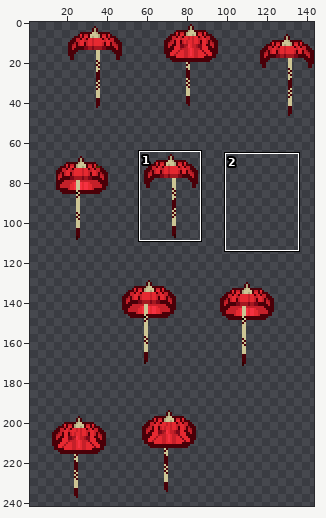
Edited in one commit: sprite sheet (data/sprites/outfit/detail/detail_007.png). Above: a wide view before the commit, with the close-up outlined.
Close-up. Old version:
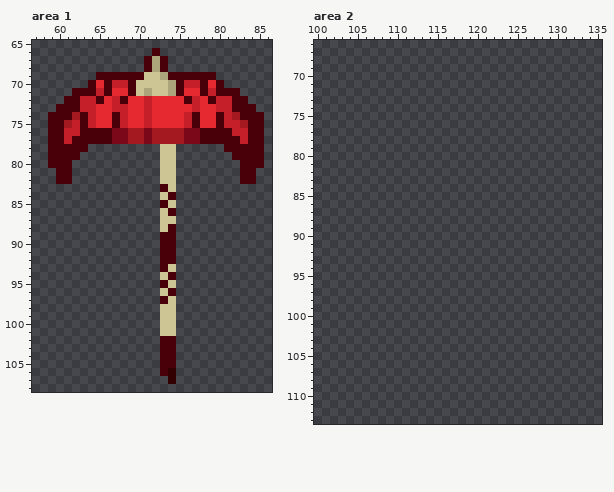
The file is 144x256 pixels. Shown: area 1: x 57..86, y 65..108; area 2: x 100..135, y 66..113. The old version is drawn lined up with the new one. The wide view leaves out empty margins. The commit also changed other parts of the picture, which this record leaves out.
Once edited:
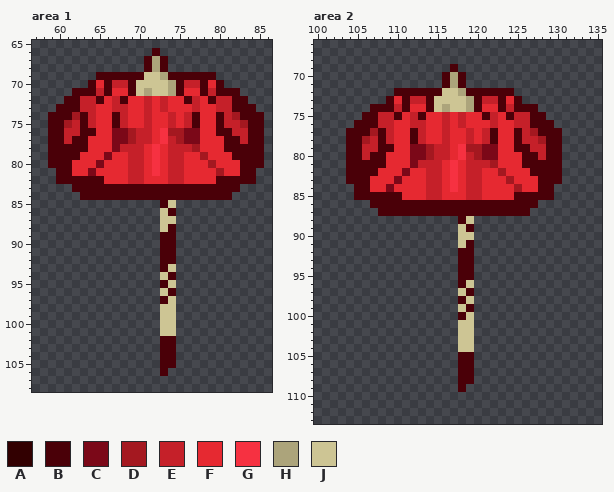
Palette (. is transparent): A #320001  B #4a0008  C #7b0818  D #a41820  E #c52029  F #e62931  G #f63141  H #aca47b  J #cdc594
Difference:
drawings rearranged on the sheet (the old picture shows each at its new place; 3 dropped ones are not shown)
Changed rows in their new state; - is an unchanged pixel.
Area 1:
first column x 62:
 72 -----------E---------
 73 -----------E---------
 74 ------------E--------
 75 ------------E--------
 76 ---FF---EEFG----FF---
 77 --FFF---EEFGE---FFF--
 78 --FFFCEEEFGFEEEDFFF--
 79 -FFFCFFEEFGFEEFFDFFF-
 80 FFFCFFFEEFGFEEFFFDFFF
 81 FFCFFFFEEFGFEEFFFFDFF
 82 BBBBFFFEEFFFEEFFFFBBB
 83 BBBBBBBBBBB-BBBBBBBBB
 84 -BBBBBBBBBBB-BBBBBBB-
first column x 74:
106 .
107 .
Area 2:
first column x 104:
 69 -------------B-------------
 70 ------------BHB------------
 71 ------------BHB------------
 72 ------BBBBBBJJHBBBBBB------
 73 -----BFBEEBJJJJHBEEBFB-----
 74 ---BBBEBFFBJHJJHBFFBEBBB---
 75 --BBEEBFEBFFEFEFFBEFBEEBB--
 76 -BBBEEFFEEFFEFEFFFEFFEEBBB-
 77 BBBDBEFFBEFFEFFEFEBFFBEDBBB
 78 BBDEBEFFBEFFEFFEFEBFFBEEDBB
 79 BBEEBBFFCCDEEFGDDCCFFBBEEBB
 80 BBEBBFFFCCDEEFGEDCCFFFBBEBB
 81 BBBBBFFFCEEEFGFEEEDFFFBBBBB
 82 BBBBFFFCFFEEFGFEEFFDFFFBBBB
 83 BBBFFFCFFFEEFGFEEFFFDFFFBBB
 84 -BBFFCFFFFEEFGFEEFFFFDFFBB-
 85 -BBBBBBFFFEEFFFEEFFFFBBBBB-
 86 ---BBBBBBBBBBBBBBBBBBBBB---
 87 ----BBBBBBBBBBBBBBBBBBB----
 88 --------------BJ-----------
 89 --------------JB-----------
 90 --------------JJ-----------
 91 --------------JB-----------
 92 --------------BB-----------
 93 --------------BB-----------
 94 --------------BB-----------
 95 --------------BB-----------
 96 --------------BJ-----------
 97 --------------JB-----------
 98 --------------BJ-----------
 99 --------------JB-----------
100 --------------BJ-----------
101 --------------JJ-----------
102 --------------JJ-----------
103 --------------JJ-----------
104 --------------JJ-----------
105 --------------BB-----------
106 --------------BB-----------
107 --------------BB-----------
108 --------------BB-----------
109 --------------B------------
Boxes around the changes in both close-ups, in picture pixels (x1, y1, x2, y2):
changed: (72, 96, 240, 200)
erased: (168, 368, 176, 384)
added: (346, 64, 562, 392)
